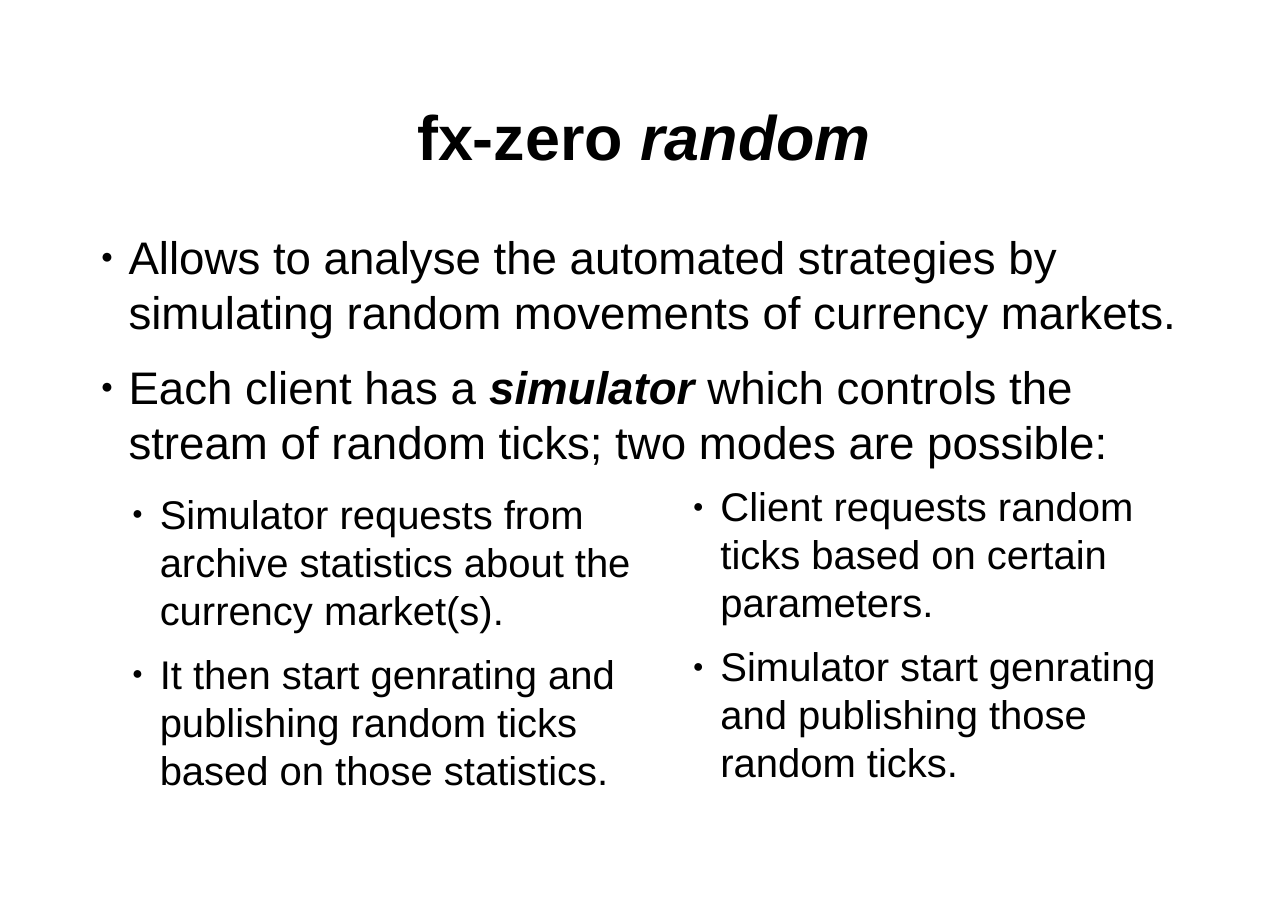
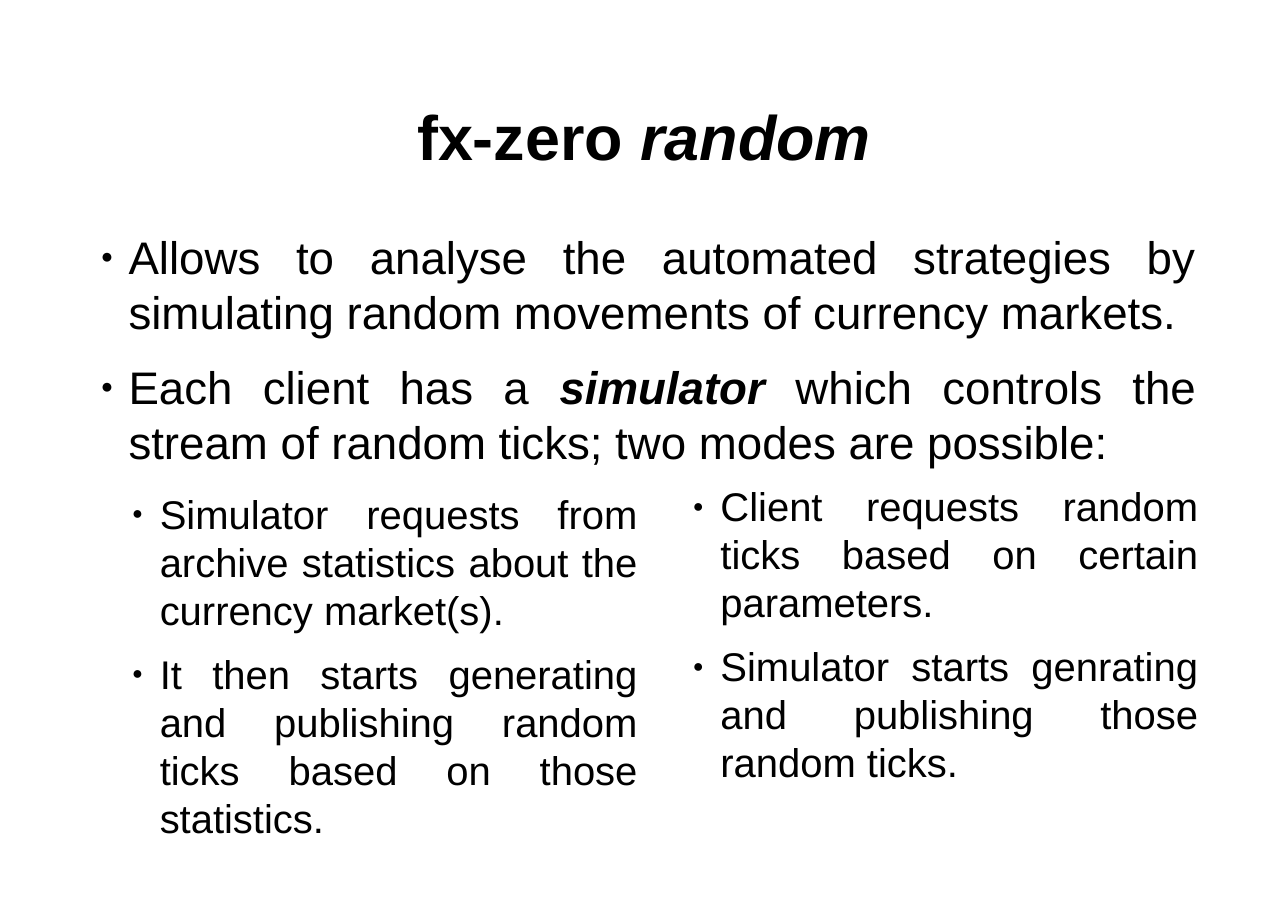
Before and after one commit to hsk81/fx-zero, a slide deck: slide 8 of doc/presentation/fx-zero.odp (slide 7 before the commit). Drawn at 1288x910 pixels with LibreOffice and Linux fonts; fonts in the diff are those of the drawing. Boxes give left, top, right and bottom in pixels: in the first picture for what was removed or moved away, otherwise in the second. Text is boxed around its words. In the diff, an @@ line names an element or a change of style, - is before the commit and + after.

```diff
--- a/doc/presentation/fx-zero.odp
+++ b/doc/presentation/fx-zero.odp
@@ text "Allows to analyse the automated ..." at (129, 241, 1195, 468): alignment left to justified @@
@@ text at (160, 500, 638, 633): alignment left to justified @@
@@ text at (720, 492, 1198, 626): alignment left to justified @@
@@ text at (720, 652, 1198, 778): text changed @@
-  ● Simulator start genrating and publishing those random ticks.
+  ● Simulator starts genrating and publishing those random ticks.
@@ text at (160, 660, 638, 834): text changed @@
-  ● It then start genrating and publishing random ticks based on those statistics.
+  ● It then starts generating and publishing random ticks based on those statistics.
```
Also in this commit, not shown: 4 other slides changed, 11 slides added, 3 other files.
